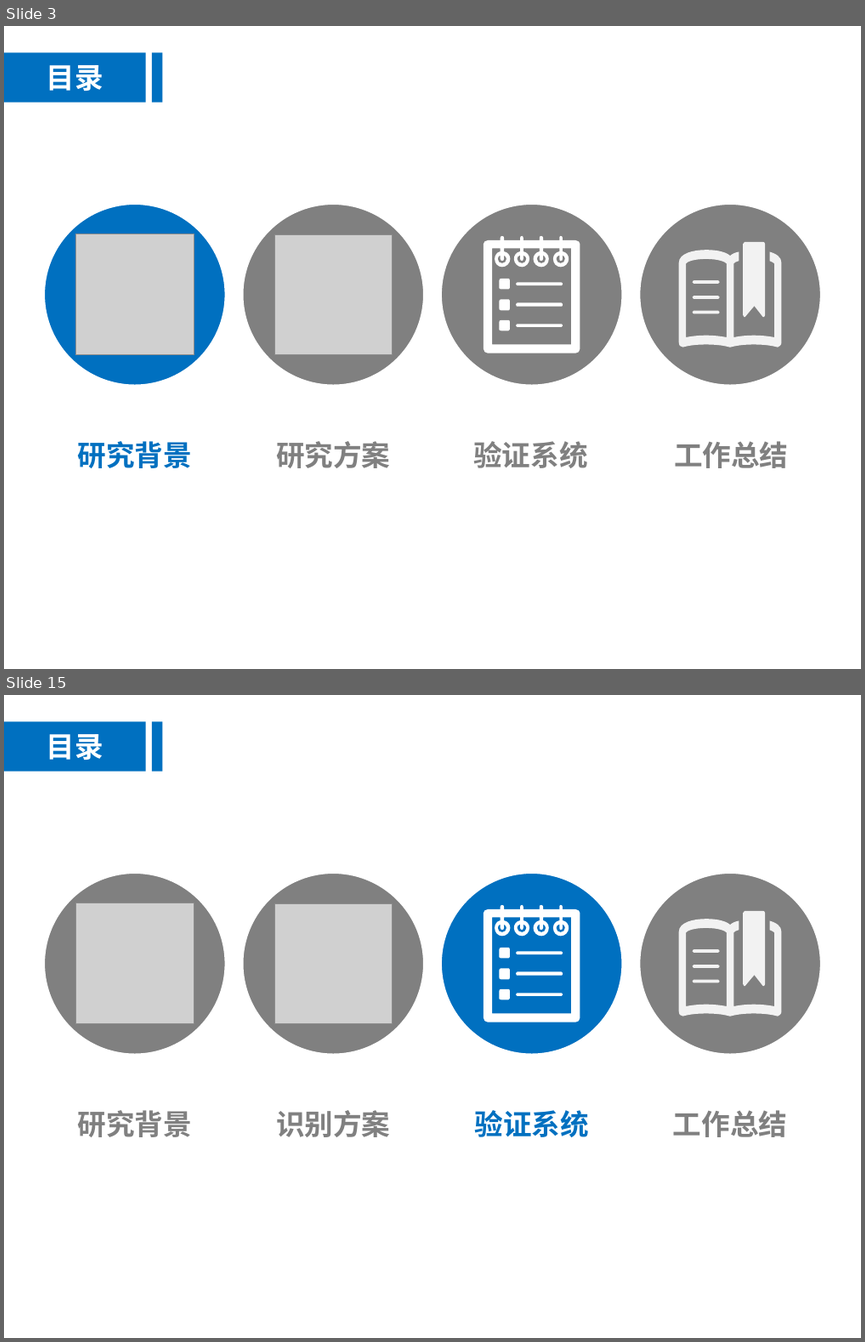
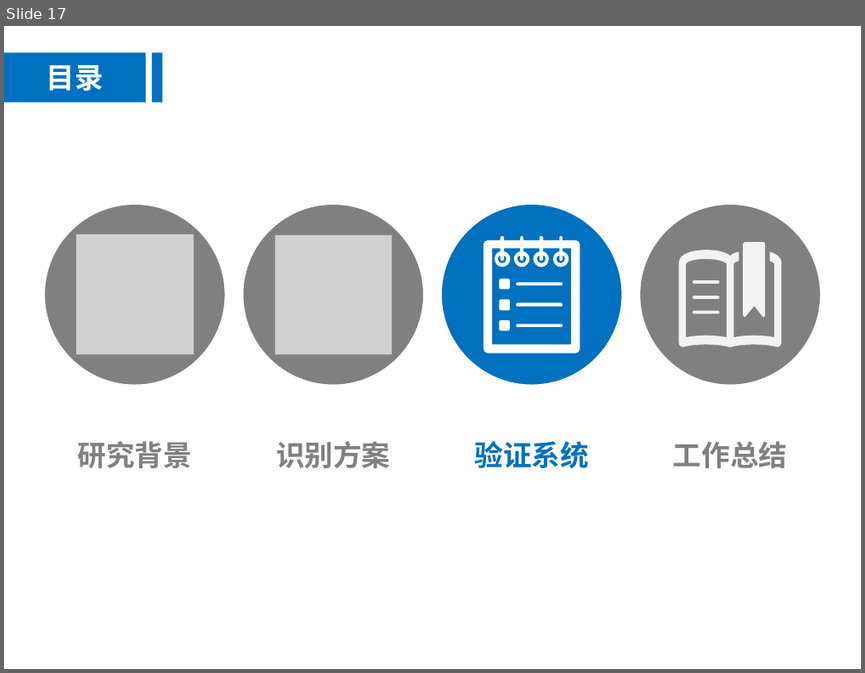
Before and after one commit to tianwen2017111/graduate_git, a slide deck: 余天文-硕5033班.pptx. Shown one above the other, each under a label of ours: slides 3 and 15 before the commit, slide 17 after it; the slides between them are not shown. The pictures are 865x1342 and 865x673 pixels, drawn with LibreOffice and Linux fonts; fonts in the diff are those of the drawing; grey boxes stand for pictures. Boxes give left, top, right and bottom in pixels: in the first picture for what was removed or moved away, otherwise in the second. Text is boxed around its words. In the diff, an @@ line names an element or a change of style, - is before the commit and + after.

```diff
--- a/余天文-硕5033班.pptx
+++ b/余天文-硕5033班.pptx
@@ slide 3 removed at (4,26,861,669), background #FFFFFF @@
@@ rectangle removed at (4,52,145,102) @@
-目录
@@ rectangle removed at (152,52,162,102) @@
@@ ellipse removed at (43,204,226,386) @@
@@ ellipse removed at (242,204,425,386) @@
@@ picture removed at (76,234,194,355) @@
@@ picture removed at (275,234,392,354) @@
@@ group removed at (639,204,822,386): 5 freeform shapes, 1 ellipse @@
@@ group removed at (440,204,623,386): 7 freeform shapes, 1 ellipse @@
@@ text removed at (78,441,192,468) @@
-研究背景
@@ text removed at (276,441,390,468) @@
-研究方案
@@ text removed at (473,441,587,468) @@
-验证系统
@@ text removed at (674,441,788,468) @@
-工作总结
@@ what was slide 15 is now slide 17 @@
```
Also in this commit, not shown: 6 slides changed, 10 slides added, 9 other slides removed, 3 other files.
